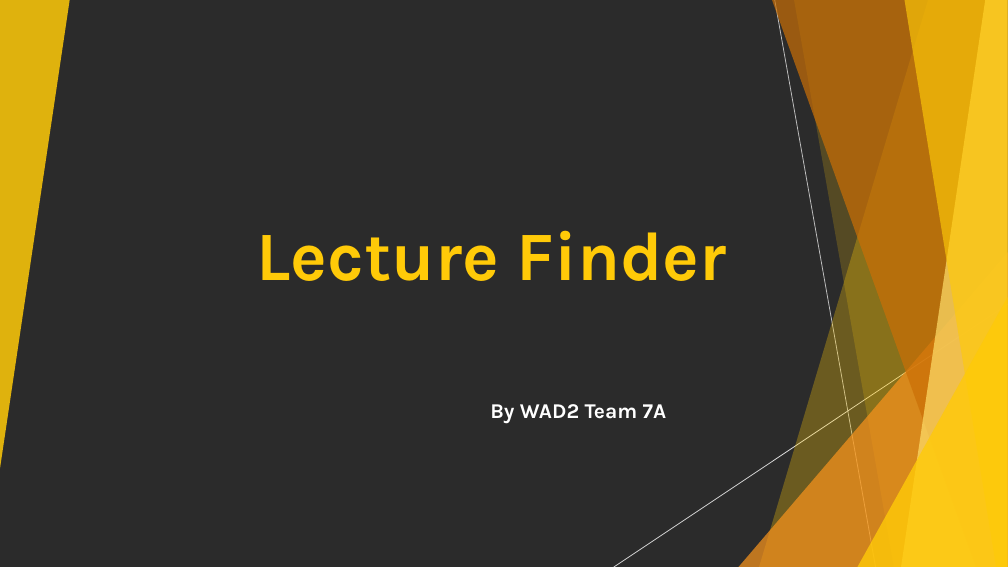
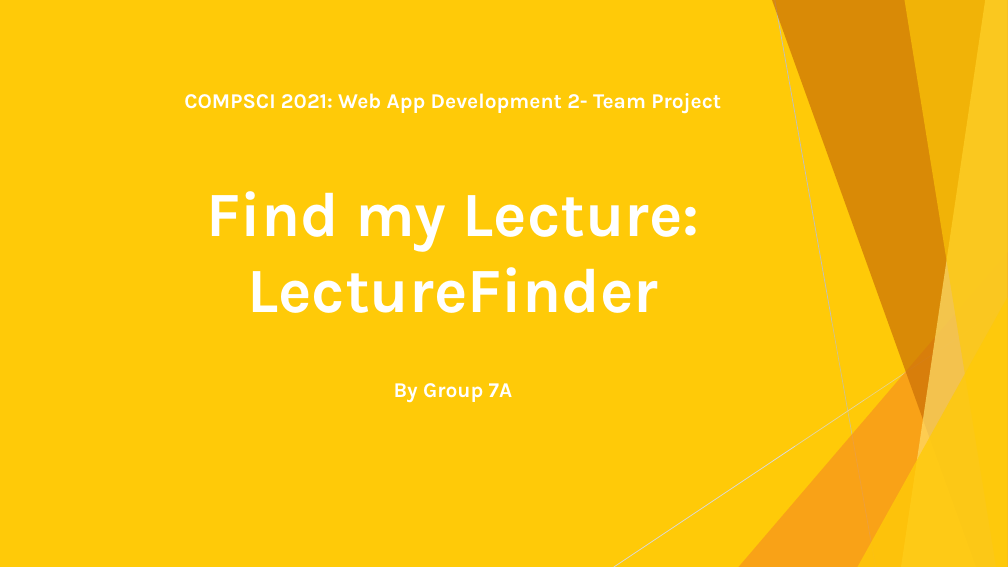
Before and after one commit to Ishitanarsiker/WAD2_GroupProject, a slide deck: slide 1 of Presentation.pptx. Drawn at 1008x567 pixels with LibreOffice and Linux fonts; fonts in the diff are those of the drawing; background and template pictures are left out; a plain dark background stands for a picture behind light text. Boxes give left, top, right and bottom in pixels: in the first picture for what was removed or moved away, otherwise in the second. Text is boxed around its words. In the diff, an @@ line names an element or a change of style, - is before the commit and + after.

```diff
--- a/Presentation.pptx
+++ b/Presentation.pptx
@@ background picture (left out) to #FFCA08 @@
@@ subtitle at (x1=184, y1=93, x2=721, y2=114): text changed @@
-By WAD2 Team 7A
+COMPSCI 2021: Web App Development 2- Team Project
@@ title at (x1=206, y1=191, x2=699, y2=313): text changed; size 66 to 60 pt; text colour #FFCA08 to #FFFFFF @@
-Lecture Finder
+Find my Lecture: LectureFinder
@@ text added at (x1=394, y1=383, x2=513, y2=403), 20 pt, text #FFFFFF, bold @@
+By Group 7A
```
Also in this commit, not shown: 3 other slides changed, 5 slides added, 2 slides removed.
